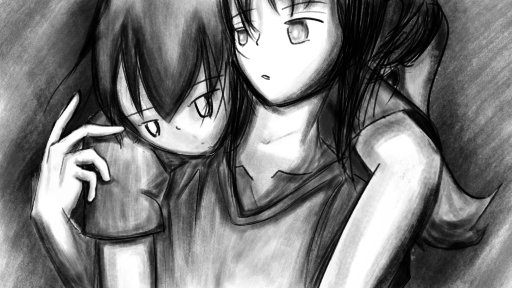
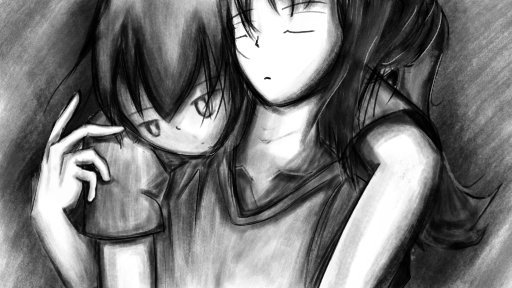
Comparing the layer stacks of the two w=512, h=288 images. Changes:
painted on "neutral" (1st of 2, in "mc") over [64, 64, 500, 288]
painted on "base" (3rd of 4, in "mc") over [27, 0, 500, 288]
showed "prepare" (2nd of 2, in "crush") over [192, 0, 384, 128]
hid "neutral" (2nd of 2, in "crush"), painted on it over [192, 0, 384, 128]
painted on "base" (4th of 4, in "crush") over [27, 0, 500, 288]
painted on "white" over [27, 0, 500, 288]
painted on "back" over [27, 0, 500, 288]
painted on "Background" over [27, 0, 500, 288]
